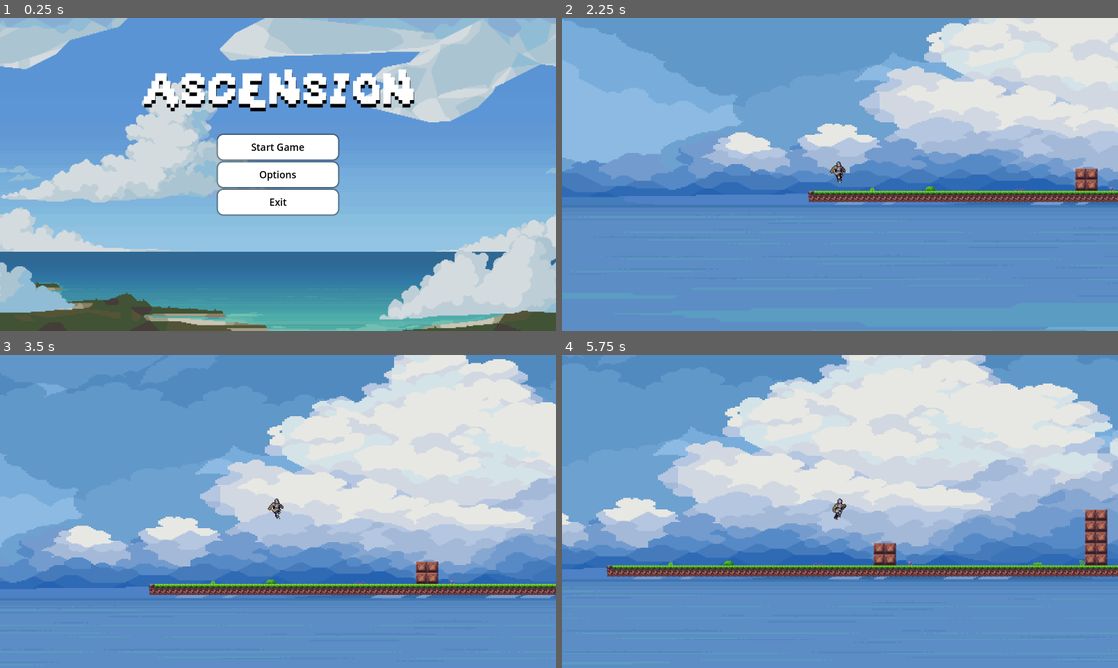
Above: before the commit, frames 1-4 (two rows, left to right).
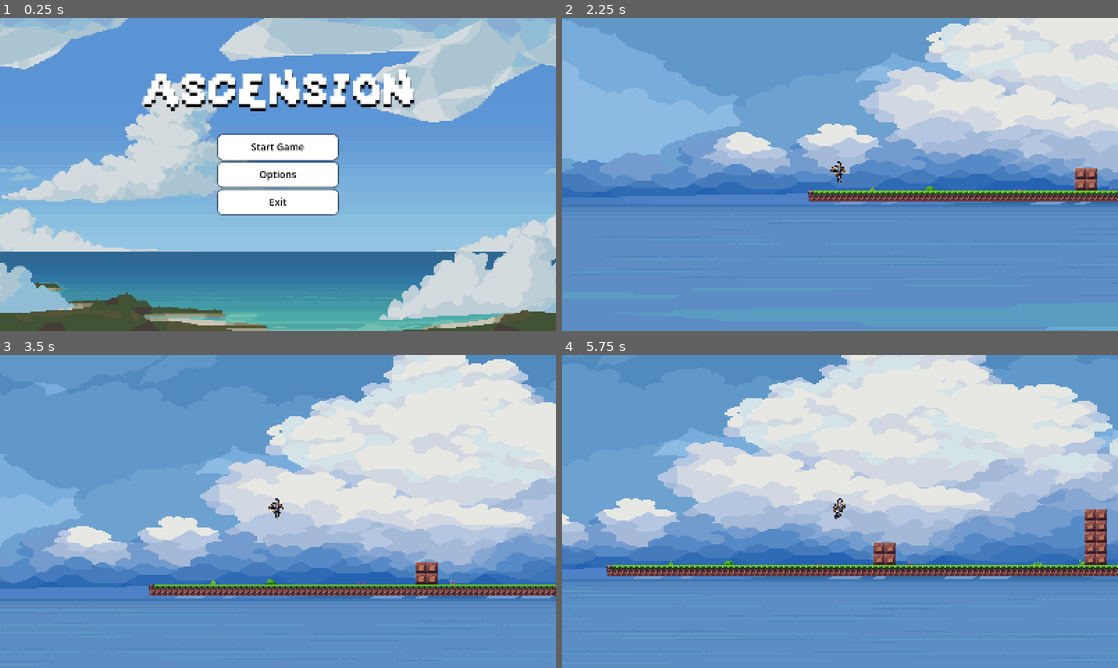
Above: after the commit, the same moments.

Repository: Lotarakuita/ASCENSION
Game: Godot game, scene res://scenes/Title Screen.tscn
Same seed, same stepped clock (60 frames per second), same inputs: the game is played once before the commit and once after it.
Inputs:
- Up to frame 1 (0.25 s): no input
- Up to frame 2 (2.25 s): click "Options" at 0.5 s; click "Back" at 1.25 s; click "Start Game" at 2 s
- Up to frame 3 (3.5 s): tap Enter (ui_accept) at 2.75, 3.02 s; hold D (ui_right) from 2.78 s (still down)
- Up to frame 4 (5.75 s): tap Enter (ui_accept) at 3.77, 5.27 s; release D (ui_right) at 4.28 s; hold A (ui_left) 4.28-5.03 s; hold D (ui_right) from 5.03 s (still down)

The runs differ from the first frame. In frame 1, 3.2% of the frame differs, in the area x 0-100%, y 0-100%; in frame 2, 1.7%; in frame 3, 2.4%; in frame 4, 3.1%.
Error before the commit: Parse Error: Expected variable name after "var". (res://scenes/audio_control.gd:7)

Commit message:
Worked on Title screen even more

Diff:
--- a/default_bus_layout.tres
+++ b/default_bus_layout.tres
@@ -6,5 +6,5 @@
 bus/1/solo = false
 bus/1/mute = false
 bus/1/bypass_fx = false
-bus/1/volume_db = 0.0
+bus/1/volume_db = -0.328256
 bus/1/send = &"Master"
--- a/project.godot
+++ b/project.godot
@@ -19,7 +19,7 @@
 
 window/size/viewport_width=1600
 window/size/viewport_height=900
-window/stretch/mode="viewport"
+window/stretch/mode="canvas_items"
 
 [input]
 
--- a/scenes/Title Screen.tscn
+++ b/scenes/Title Screen.tscn
@@ -1,10 +1,11 @@
-[gd_scene load_steps=13 format=3 uid="uid://dfqyr8rfw1eaf"]
+[gd_scene load_steps=14 format=3 uid="uid://dfqyr8rfw1eaf"]
 
 [ext_resource type="Texture2D" uid="uid://dn28pp4ns4c8" path="res://World Design/Ocean/Ocean_3/5.png" id="1_83fn4"]
 [ext_resource type="Script" uid="uid://c47ggq3g14l8s" path="res://scripts/title_screen.gd" id="1_he3hc"]
 [ext_resource type="FontFile" uid="uid://dyg48fx1lqu1j" path="res://UI/GrapeSoda.ttf" id="2_he3hc"]
 [ext_resource type="Script" uid="uid://dn2sdh3n2d6uk" path="res://scenes/audio_control.gd" id="4_8f6ox"]
 [ext_resource type="AudioStream" uid="uid://chx2e3kh46fbf" path="res://music/wait_slowly.ogg" id="4_aw7pl"]
+[ext_resource type="Script" uid="uid://bti0pho2besqq" path="res://scenes/fullscreen_control.gd" id="5_axgku"]
 
 [sub_resource type="StyleBoxTexture" id="StyleBoxTexture_aw7pl"]
 texture = ExtResource("1_83fn4")
@@ -167,6 +168,7 @@
 vertical_alignment = 1
 
 [node name="Back" type="Button" parent="Options"]
+layout_mode = 0
 offset_left = 156.0
 offset_top = 305.0
 offset_right = 315.0
@@ -195,9 +197,20 @@
 theme_override_styles/slider = SubResource("StyleBoxLine_aw7pl")
 theme_override_styles/grabber_area = SubResource("StyleBoxLine_8f6ox")
 theme_override_styles/grabber_area_highlight = SubResource("StyleBoxLine_8f6ox")
-value = 50.0
+max_value = 1.0
+step = 0.05
+value = 0.05
 script = ExtResource("4_8f6ox")
 audio_bus_name = "Music"
+
+[node name="Fullscreen control" type="CheckButton" parent="Options"]
+layout_mode = 0
+offset_left = 134.0
+offset_top = 111.0
+offset_right = 319.0
+offset_bottom = 142.0
+text = "Fullscreen"
+script = ExtResource("5_axgku")
 
 [node name="AudioStreamPlayer" type="AudioStreamPlayer" parent="."]
 stream = ExtResource("4_aw7pl")
@@ -209,3 +222,4 @@
 [connection signal="pressed" from="Main Buttons/Exit" to="." method="_on_exit_pressed"]
 [connection signal="pressed" from="Options/Back" to="." method="_on_back_options_pressed"]
 [connection signal="value_changed" from="Options/Audio Control" to="Options/Audio Control" method="_on_value_changed"]
+[connection signal="toggled" from="Options/Fullscreen control" to="Options/Fullscreen control" method="_on_toggled"]
--- a/scenes/audio_control.gd
+++ b/scenes/audio_control.gd
@@ -3,8 +3,11 @@
 
 @export var audio_bus_name: String
 
+var audio_bus_id
+
 func _ready():
-	var
+	audio_bus_id = AudioServer.get_bus_index(audio_bus_name)
 
 func _on_value_changed(value: float) -> void:
-	AudioServer.set_bus_volume_db()
+	var db = linear_to_db(value)
+	AudioServer.set_bus_volume_db(audio_bus_id, db)
--- /dev/null
+++ b/scenes/fullscreen_control.gd
@@ -0,0 +1,8 @@
+extends CheckButton
+
+func _on_toggled(toggled_on: bool) -> void:
+	print(toggled_on)
+	if toggled_on == true:
+		DisplayServer.window_set_mode(DisplayServer.WINDOW_MODE_FULLSCREEN)
+	else:
+		DisplayServer.window_set_mode(DisplayServer.WINDOW_MODE_WINDOWED)
Not shown, added: scenes/fullscreen_control.gd.uid
